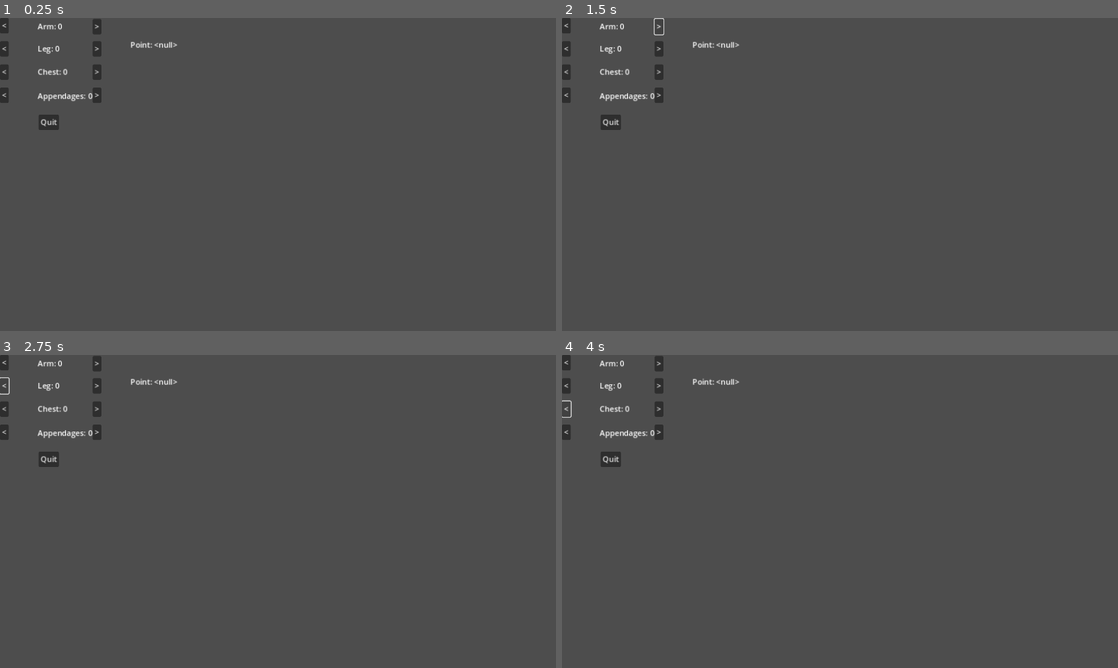
Above: before the commit, frames 1-4 (two rows, left to right).
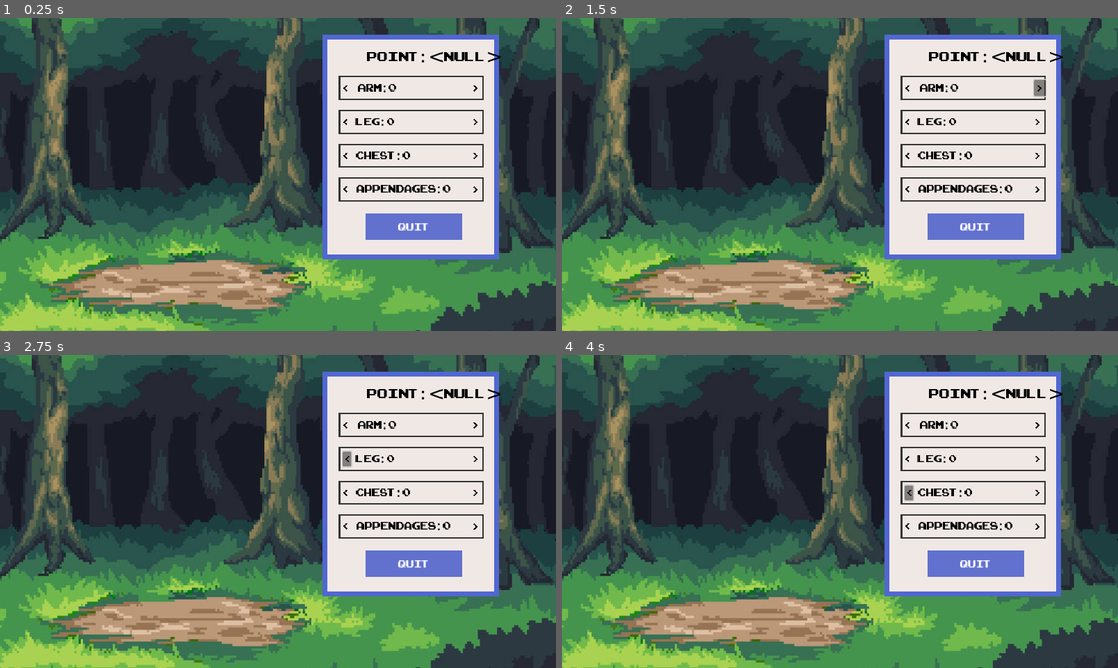
Above: after the commit, the same moments.

Repository: thym101/Armless
Game: Godot game, scene res://Scene/stat_increase.tscn
Same seed, same stepped clock (60 frames per second), same inputs: the game is played once before the commit and once after it. This scene is started directly instead of the project's main scene.
Inputs (mouse positions are in pixels of both pictures, inside the frame that each line leads up to; where the layout moved, square brackets give the same spot in the first picture):
- Up to frame 1 (0.25 s): no input
- Up to frame 2 (1.5 s): click (906, 86) [567, 24] at 0.5 s; click (1040, 86) [656, 27] at 1.25 s
- Up to frame 3 (2.75 s): click (344, 458) [5, 386] at 2 s
- Up to frame 4 (4 s): click (1040, 458) [656, 386] at 2.75 s; click (906, 492) [567, 408] at 3.5 s

The runs differ from the first frame. In frame 1, 94% of the frame differs, in the area x 0-100%, y 0-100%; in frame 2, 94%; in frame 3, 94%; in frame 4, 94%.
Error in both runs: Invalid operands 'Nil' and 'int' in operator '>'. (res://Script/StatIncrease.gd:24)

Commit message:
update start_increase

Diff:
--- a/Jammm/Scene/stat_increase.tscn
+++ b/Jammm/Scene/stat_increase.tscn
@@ -1,6 +1,77 @@
-[gd_scene load_steps=2 format=3 uid="uid://cpi15gawrs3dn"]
+[gd_scene load_steps=20 format=3 uid="uid://cpi15gawrs3dn"]
 
 [ext_resource type="Script" path="res://Script/StatIncrease.gd" id="1_fyyhh"]
+[ext_resource type="Texture2D" uid="uid://di75icwooggpu" path="res://pictures/increase_background.jpg" id="2_sk32o"]
+[ext_resource type="FontFile" uid="uid://dmjie0htcxto3" path="res://arcadeclassic (1)/ARCADECLASSIC.TTF" id="3_jlee4"]
+[ext_resource type="Texture2D" uid="uid://c21adigy8ab4w" path="res://pictures/Sprite-0002.png" id="4_o5f72"]
+[ext_resource type="Texture2D" uid="uid://chcjhhb5x81v0" path="res://pictures/Sprite-0003.png" id="5_y3ot1"]
+
+[sub_resource type="StyleBoxFlat" id="StyleBoxFlat_yuyyh"]
+bg_color = Color(0.941176, 0.909804, 0.898039, 1)
+border_width_left = 10
+border_width_top = 10
+border_width_right = 10
+border_width_bottom = 10
+border_color = Color(0.317647, 0.403922, 0.819608, 1)
+
+[sub_resource type="StyleBoxFlat" id="StyleBoxFlat_odslt"]
+bg_color = Color(0.380392, 0.443137, 0.803922, 1)
+
+[sub_resource type="StyleBoxFlat" id="StyleBoxFlat_3mwv7"]
+bg_color = Color(0.207843, 0.207843, 0.207843, 0)
+border_width_left = 3
+border_width_top = 3
+border_width_right = 3
+border_width_bottom = 3
+border_color = Color(0.207843, 0.207843, 0.207843, 1)
+
+[sub_resource type="StyleBoxFlat" id="StyleBoxFlat_gxo4l"]
+bg_color = Color(0.6, 0.6, 0.6, 0)
+
+[sub_resource type="StyleBoxFlat" id="StyleBoxFlat_s7qg1"]
+bg_color = Color(0.6, 0.6, 0.6, 0)
+
+[sub_resource type="StyleBoxFlat" id="StyleBoxFlat_gjcgj"]
+bg_color = Color(0.6, 0.6, 0.6, 0)
+border_width_left = 3
+border_width_top = 3
+border_width_right = 3
+border_width_bottom = 3
+border_color = Color(0.207843, 0.207843, 0.207843, 1)
+
+[sub_resource type="StyleBoxFlat" id="StyleBoxFlat_52sbs"]
+bg_color = Color(0.6, 0.6, 0.6, 0)
+
+[sub_resource type="StyleBoxFlat" id="StyleBoxFlat_lp54b"]
+bg_color = Color(0.6, 0.6, 0.6, 0)
+
+[sub_resource type="StyleBoxFlat" id="StyleBoxFlat_urk4q"]
+bg_color = Color(0.6, 0.6, 0.6, 0)
+border_width_left = 3
+border_width_top = 3
+border_width_right = 3
+border_width_bottom = 3
+border_color = Color(0.207843, 0.207843, 0.207843, 1)
+
+[sub_resource type="StyleBoxFlat" id="StyleBoxFlat_yb8mi"]
+bg_color = Color(0.6, 0.6, 0.6, 0)
+
+[sub_resource type="StyleBoxFlat" id="StyleBoxFlat_k2thc"]
+bg_color = Color(0.6, 0.6, 0.6, 0)
+
+[sub_resource type="StyleBoxFlat" id="StyleBoxFlat_d0pep"]
+bg_color = Color(0.6, 0.6, 0.6, 0)
+border_width_left = 3
+border_width_top = 3
+border_width_right = 3
+border_width_bottom = 3
+border_color = Color(0.207843, 0.207843, 0.207843, 1)
+
+[sub_resource type="StyleBoxFlat" id="StyleBoxFlat_iuceu"]
+bg_color = Color(0.6, 0.6, 0.6, 0)
+
+[sub_resource type="StyleBoxFlat" id="StyleBoxFlat_vkeyl"]
+bg_color = Color(0.6, 0.6, 0.6, 0)
 
 [node name="StatIncrease" type="Control"]
 layout_mode = 3
@@ -11,120 +82,291 @@
 grow_vertical = 2
 script = ExtResource("1_fyyhh")
 
+[node name="TextureRect" type="TextureRect" parent="."]
+layout_mode = 1
+anchors_preset = 15
+anchor_right = 1.0
+anchor_bottom = 1.0
+offset_left = -434.0
+offset_top = -148.0
+offset_right = 6.0
+offset_bottom = 76.0
+grow_horizontal = 2
+grow_vertical = 2
+texture = ExtResource("2_sk32o")
+expand_mode = 1
+
+[node name="Panel" type="Panel" parent="."]
+layout_mode = 0
+offset_left = 668.0
+offset_top = 34.0
+offset_right = 1034.0
+offset_bottom = 500.0
+theme_override_styles/panel = SubResource("StyleBoxFlat_yuyyh")
+
 [node name="Quit" type="Button" parent="."]
 layout_mode = 0
-offset_left = 80.0
-offset_top = 200.0
-offset_right = 122.0
-offset_bottom = 231.0
+offset_left = 758.0
+offset_top = 404.0
+offset_right = 958.0
+offset_bottom = 460.0
+theme_override_colors/font_color = Color(1, 1, 1, 1)
+theme_override_fonts/font = ExtResource("3_jlee4")
+theme_override_font_sizes/font_size = 30
+theme_override_styles/normal = SubResource("StyleBoxFlat_odslt")
 text = "Quit"
 
-[node name="Arm_Left" type="Button" parent="."]
-layout_mode = 0
-offset_right = 8.0
-offset_bottom = 8.0
-text = "<"
-
-[node name="Arm_Right" type="Button" parent="."]
-layout_mode = 0
-offset_left = 192.0
-offset_top = 2.0
-offset_right = 210.0
-offset_bottom = 33.0
-text = ">"
-
-[node name="Leg_Left" type="Button" parent="."]
-layout_mode = 0
-offset_top = 48.0
-offset_right = 18.0
-offset_bottom = 79.0
-text = "<"
-
-[node name="Leg_Right" type="Button" parent="."]
-layout_mode = 0
-offset_left = 192.0
-offset_top = 48.0
-offset_right = 210.0
-offset_bottom = 79.0
-text = ">"
-
-[node name="Chest_Left" type="Button" parent="."]
-layout_mode = 0
-offset_top = 96.0
-offset_right = 18.0
-offset_bottom = 127.0
-text = "<"
-
-[node name="Chest_Right" type="Button" parent="."]
-layout_mode = 0
-offset_left = 192.0
-offset_top = 96.0
-offset_right = 210.0
-offset_bottom = 127.0
-text = ">"
-
-[node name="Appendages_Left" type="Button" parent="."]
-layout_mode = 0
-offset_top = 144.0
-offset_right = 18.0
-offset_bottom = 175.0
-text = "<"
-
-[node name="Appendages_Right" type="Button" parent="."]
-layout_mode = 0
-offset_left = 192.0
-offset_top = 144.0
-offset_right = 210.0
-offset_bottom = 175.0
-text = ">"
-
-[node name="Arm" type="Label" parent="."]
-layout_mode = 0
-offset_left = 78.0
-offset_top = 6.0
-offset_right = 118.0
-offset_bottom = 29.0
+[node name="Point" type="Label" parent="."]
+texture_filter = 1
+layout_mode = 0
+offset_left = 760.0
+offset_top = 60.0
+offset_right = 886.0
+offset_bottom = 103.0
+theme_override_colors/font_color = Color(0, 0, 0, 1)
+theme_override_fonts/font = ExtResource("3_jlee4")
+theme_override_font_sizes/font_size = 40
+text = "Point: "
+
+[node name="Arm" type="Panel" parent="."]
+layout_mode = 0
+offset_left = 702.0
+offset_top = 120.0
+offset_right = 1002.0
+offset_bottom = 170.0
+theme_override_styles/panel = SubResource("StyleBoxFlat_3mwv7")
+
+[node name="Arm" type="Label" parent="Arm"]
+texture_filter = 1
+layout_mode = 0
+offset_left = 40.0
+offset_top = 8.0
+offset_right = 91.0
+offset_bottom = 39.0
+theme_override_colors/font_color = Color(0, 0, 0, 1)
+theme_override_fonts/font = ExtResource("3_jlee4")
+theme_override_font_sizes/font_size = 30
 text = "Arm
 "
-
-[node name="Leg" type="Label" parent="."]
-layout_mode = 0
-offset_left = 78.0
-offset_top = 52.0
-offset_right = 118.0
-offset_bottom = 75.0
+horizontal_alignment = 1
+vertical_alignment = 1
+
+[node name="Arm_Right" type="Button" parent="Arm"]
+texture_filter = 1
+layout_mode = 1
+anchors_preset = 6
+anchor_left = 1.0
+anchor_top = 0.5
+anchor_right = 1.0
+anchor_bottom = 0.5
+offset_left = -24.0
+offset_top = -17.0
+offset_bottom = 17.0
+grow_horizontal = 0
+grow_vertical = 2
+theme_override_styles/normal = SubResource("StyleBoxFlat_gxo4l")
+icon = ExtResource("4_o5f72")
+
+[node name="Arm_Left" type="Button" parent="Arm"]
+texture_filter = 1
+layout_mode = 1
+anchors_preset = 4
+anchor_top = 0.5
+anchor_bottom = 0.5
+offset_left = 8.0
+offset_top = -15.0
+offset_right = 26.0
+offset_bottom = 16.0
+grow_vertical = 2
+theme_override_styles/normal = SubResource("StyleBoxFlat_s7qg1")
+icon = ExtResource("5_y3ot1")
+
+[node name="Leg" type="Panel" parent="."]
+layout_mode = 0
+offset_left = 702.0
+offset_top = 190.0
+offset_right = 1002.0
+offset_bottom = 240.0
+theme_override_styles/panel = SubResource("StyleBoxFlat_gjcgj")
+
+[node name="Leg" type="Label" parent="Leg"]
+texture_filter = 1
+layout_mode = 1
+anchors_preset = 7
+anchor_left = 0.5
+anchor_top = 1.0
+anchor_right = 0.5
+anchor_bottom = 1.0
+offset_left = -100.0
+offset_top = -40.0
+offset_right = -49.0
+offset_bottom = -9.0
+grow_horizontal = 2
+grow_vertical = 0
+theme_override_colors/font_color = Color(0, 0, 0, 1)
+theme_override_fonts/font = ExtResource("3_jlee4")
+theme_override_font_sizes/font_size = 30
 text = "Leg"
-
-[node name="Appendages" type="Label" parent="."]
-layout_mode = 0
-offset_left = 78.0
-offset_top = 150.0
-offset_right = 118.0
-offset_bottom = 173.0
+horizontal_alignment = 1
+vertical_alignment = 1
+
+[node name="Leg_Right" type="Button" parent="Leg"]
+texture_filter = 1
+layout_mode = 1
+anchors_preset = 6
+anchor_left = 1.0
+anchor_top = 0.5
+anchor_right = 1.0
+anchor_bottom = 0.5
+offset_left = -24.0
+offset_top = -15.5
+offset_right = -6.0
+offset_bottom = 15.5
+grow_horizontal = 0
+grow_vertical = 2
+theme_override_styles/normal = SubResource("StyleBoxFlat_52sbs")
+icon = ExtResource("4_o5f72")
+
+[node name="Leg_Left" type="Button" parent="Leg"]
+texture_filter = 1
+layout_mode = 1
+anchors_preset = 4
+anchor_top = 0.5
+anchor_bottom = 0.5
+offset_left = 8.0
+offset_top = -15.5
+offset_right = 26.0
+offset_bottom = 15.5
+grow_vertical = 2
+theme_override_styles/normal = SubResource("StyleBoxFlat_lp54b")
+icon = ExtResource("5_y3ot1")
+
+[node name="Chest" type="Panel" parent="."]
+layout_mode = 0
+offset_left = 702.0
+offset_top = 260.0
+offset_right = 1002.0
+offset_bottom = 310.0
+theme_override_styles/panel = SubResource("StyleBoxFlat_urk4q")
+
+[node name="Chest_Left" type="Button" parent="Chest"]
+texture_filter = 1
+layout_mode = 1
+anchors_preset = 4
+anchor_top = 0.5
+anchor_bottom = 0.5
+offset_left = 8.0
+offset_top = -15.0
+offset_right = 26.0
+offset_bottom = 16.0
+grow_vertical = 2
+theme_override_styles/normal = SubResource("StyleBoxFlat_yb8mi")
+icon = ExtResource("5_y3ot1")
+
+[node name="Chest_Right" type="Button" parent="Chest"]
+texture_filter = 1
+layout_mode = 1
+anchors_preset = 6
+anchor_left = 1.0
+anchor_top = 0.5
+anchor_right = 1.0
+anchor_bottom = 0.5
+offset_left = -24.0
+offset_top = -15.0
+offset_right = -6.0
+offset_bottom = 16.0
+grow_horizontal = 0
+grow_vertical = 2
+theme_override_styles/normal = SubResource("StyleBoxFlat_k2thc")
+icon = ExtResource("4_o5f72")
+
+[node name="Chest" type="Label" parent="Chest"]
+texture_filter = 1
+layout_mode = 1
+anchors_preset = 7
+anchor_left = 0.5
+anchor_top = 1.0
+anchor_right = 0.5
+anchor_bottom = 1.0
+offset_left = -100.0
+offset_top = -40.0
+offset_right = -15.0
+offset_bottom = -9.0
+grow_horizontal = 2
+grow_vertical = 0
+theme_override_colors/font_color = Color(0, 0, 0, 1)
+theme_override_fonts/font = ExtResource("3_jlee4")
+theme_override_font_sizes/font_size = 30
+text = "Chest"
+horizontal_alignment = 1
+vertical_alignment = 1
+
+[node name="Appendages" type="Panel" parent="."]
+layout_mode = 0
+offset_left = 702.0
+offset_top = 330.0
+offset_right = 1002.0
+offset_bottom = 380.0
+theme_override_styles/panel = SubResource("StyleBoxFlat_d0pep")
+
+[node name="Appendages_Left" type="Button" parent="Appendages"]
+texture_filter = 1
+layout_mode = 1
+anchors_preset = 4
+anchor_top = 0.5
+anchor_bottom = 0.5
+offset_left = 8.0
+offset_top = -16.0
+offset_right = 26.0
+offset_bottom = 15.0
+grow_vertical = 2
+theme_override_styles/normal = SubResource("StyleBoxFlat_iuceu")
+icon = ExtResource("5_y3ot1")
+
+[node name="Appendages_Right" type="Button" parent="Appendages"]
+texture_filter = 1
+layout_mode = 1
+anchors_preset = 6
+anchor_left = 1.0
+anchor_top = 0.5
+anchor_right = 1.0
+anchor_bottom = 0.5
+offset_left = -24.0
+offset_top = -15.5
+offset_right = -6.0
+offset_bottom = 15.5
+grow_horizontal = 0
+grow_vertical = 2
+theme_override_styles/normal = SubResource("StyleBoxFlat_vkeyl")
+icon = ExtResource("4_o5f72")
+
+[node name="Appendages" type="Label" parent="Appendages"]
+texture_filter = 1
+layout_mode = 1
+anchors_preset = 7
+anchor_left = 0.5
+anchor_top = 1.0
+anchor_right = 0.5
+anchor_bottom = 1.0
+offset_left = -100.0
+offset_top = -41.0
+offset_right = 70.0
+offset_bottom = -10.0
+grow_horizontal = 2
+grow_vertical = 0
+theme_override_colors/font_color = Color(0, 0, 0, 1)
+theme_override_fonts/font = ExtResource("3_jlee4")
+theme_override_font_sizes/font_size = 30
 text = "Appendages"
-
-[node name="Chest" type="Label" parent="."]
-layout_mode = 0
-offset_left = 78.0
-offset_top = 100.0
-offset_right = 118.0
-offset_bottom = 123.0
-text = "Chest"
-
-[node name="Point" type="Label" parent="."]
-layout_mode = 0
-offset_left = 270.0
-offset_top = 44.0
-offset_right = 320.0
-offset_bottom = 67.0
-text = "Point: "
+horizontal_alignment = 1
+vertical_alignment = 1
 
 [connection signal="pressed" from="Quit" to="." method="_on_quit_pressed"]
-[connection signal="pressed" from="Arm_Left" to="." method="_on_arm_left_pressed"]
-[connection signal="pressed" from="Arm_Right" to="." method="_on_arm_right_pressed"]
-[connection signal="pressed" from="Leg_Left" to="." method="_on_leg_left_pressed"]
-[connection signal="pressed" from="Leg_Right" to="." method="_on_leg_right_pressed"]
-[connection signal="pressed" from="Chest_Left" to="." method="_on_chest_left_pressed"]
-[connection signal="pressed" from="Chest_Right" to="." method="_on_chest_right_pressed"]
-[connection signal="pressed" from="Appendages_Left" to="." method="_on_appendages_left_pressed"]
-[connection signal="pressed" from="Appendages_Right" to="." method="_on_appendages_right_pressed"]
+[connection signal="pressed" from="Arm/Arm_Right" to="." method="_on_arm_right_pressed"]
+[connection signal="pressed" from="Arm/Arm_Left" to="." method="_on_arm_left_pressed"]
+[connection signal="pressed" from="Leg/Leg_Right" to="." method="_on_leg_right_pressed"]
+[connection signal="pressed" from="Leg/Leg_Left" to="." method="_on_leg_left_pressed"]
+[connection signal="pressed" from="Chest/Chest_Left" to="." method="_on_chest_left_pressed"]
+[connection signal="pressed" from="Chest/Chest_Right" to="." method="_on_chest_right_pressed"]
+[connection signal="pressed" from="Appendages/Appendages_Left" to="." method="_on_appendages_left_pressed"]
+[connection signal="pressed" from="Appendages/Appendages_Right" to="." method="_on_appendages_right_pressed"]
--- a/Jammm/Script/StatIncrease.gd
+++ b/Jammm/Script/StatIncrease.gd
@@ -9,10 +9,10 @@
 
 func _process(delta):
 	$Point.text = "Point: " + str(Global.additionalPoint)
-	$Arm.text = "Arm: " + str(player_stats["arm"])
-	$Leg.text = "Leg: " + str(player_stats["leg"])
-	$Chest.text = "Chest: " + str(player_stats["chest"])
-	$Appendages.text = "Appendages: " + str(player_stats["appendages"])
+	$Arm/Arm.text = "Arm: " + str(player_stats["arm"])
+	$Leg/Leg.text = "Leg: " + str(player_stats["leg"])
+	$Chest/Chest.text = "Chest: " + str(player_stats["chest"])
+	$Appendages/Appendages.text = "Appendages: " + str(player_stats["appendages"])
 
 func _on_arm_left_pressed():
 	if add_point_arm > 0:
Binary file added: Jammm/pictures/Sprite-0002.png
Not shown, added: Jammm/pictures/Sprite-0002.png.import
Binary file added: Jammm/pictures/Sprite-0003.png
Not shown, added: Jammm/pictures/Sprite-0003.png.import
Binary file added: Jammm/pictures/increase_background.jpg
Not shown, added: Jammm/pictures/increase_background.jpg.import
